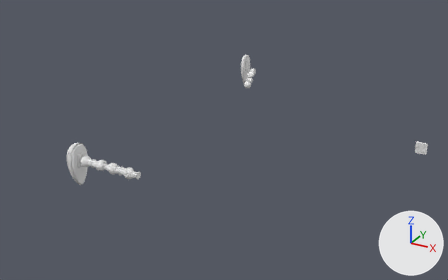
A saved change to the Blender file Nova-Robota.blend.
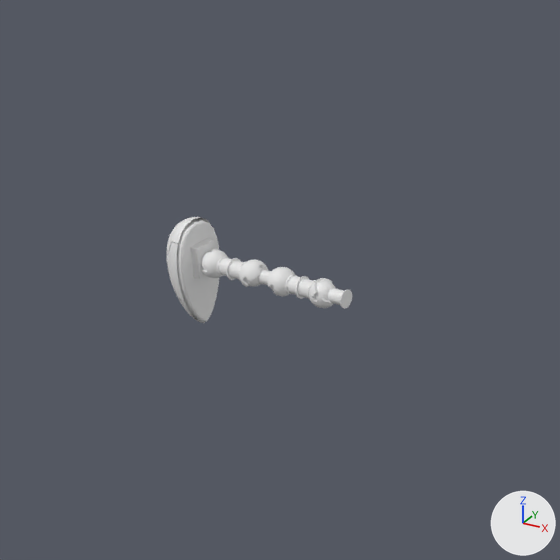
Each version appears first whole from a 50 mm camera at (20.59, -21.87, 17.35) aimed at (3.72, 8.79, 2.02), and next in a close-up on the part from 0% to 50% of the width and 20% to 100% of the height. The lights are fixed; the arrows at lower right show +X, +Y and +Z. The first two pictures are the older version.

Names of what the first close-up shows: 'BézierCurve', 'BézierCurve.001', 'Cylinder.001', 'Icosphere', 'Icosphere.001', 'Link1', 'Link2'.
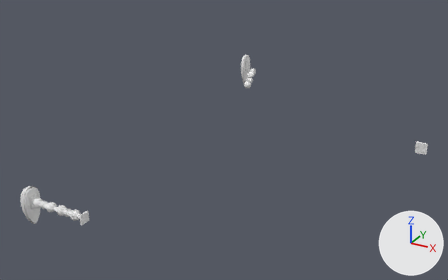
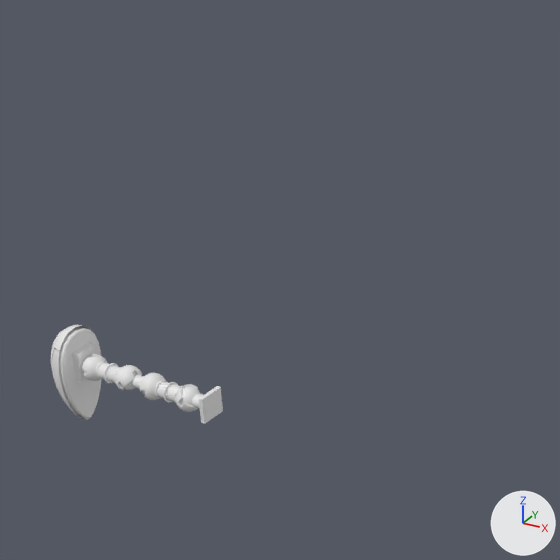
The change in detail:
Mesh me_plane is new.
It is a box spanning x -1.0..1.0, y -1.0..1.0, z 0.0..0.33.
Object 'BézierCurve' (ob_béziercurve) moves from (0.0, 0.0, 3.0) to (-3.88, 0.0, -0.5).
Object 'BézierCurve.001' (ob_béziercurve_001) moves from (0.0, 0.0, 3.0) to (-3.88, 0.0, -0.5).
Object 'Icosphere' (ob_icosphere) moves from (0.45, 0.0, 3.5) to (-3.43, 0.0, 0.0).
Object 'Link1' (ob_link1) moves from (1.48, 0.0, 3.5) to (-2.4, 0.0, 0.0).
Object 'Link2' (ob_link2) moves from (1.48, 0.0, 3.5) to (-2.4, 0.0, 0.0).
Object 'Cylinder.001' (ob_cylinder_001) moves from (2.71, 0.0, 3.5) to (-1.17, 0.0, 0.0).
Object 'Icosphere.001' (ob_icosphere_001) moves from (3.23, 0.0, 3.5) to (-0.65, 0.0, 0.0).
Object 'Plane' (ob_plane) is new; it shows me_plane.
Its location is (-0.1, 0.0, 0.0).
Its rotation in degrees is (0, 90, 0).
Its scale is (0.3, 0.3, 0.3).

Boxes (x1, y1, x2, y2) around the edits, measured in the close-ups (560 x 560 px):
'BézierCurve', moved: before (176, 219, 219, 322); after (58, 327, 102, 418)
'Link1', moved: before (201, 249, 268, 287); after (82, 354, 142, 390)
'Cylinder.001', moved: before (267, 267, 337, 308); after (139, 373, 203, 412)
'BézierCurve.001', moved: before (166, 217, 209, 323); after (51, 325, 94, 420)
'Icosphere.001', moved: before (314, 280, 352, 309); after (180, 387, 203, 408)
'Plane', added: after (199, 386, 223, 424)
'Link2', moved: before (244, 266, 275, 291); after (119, 371, 146, 395)
'Icosphere', moved (not visible afterwards): before (202, 265, 207, 271)
